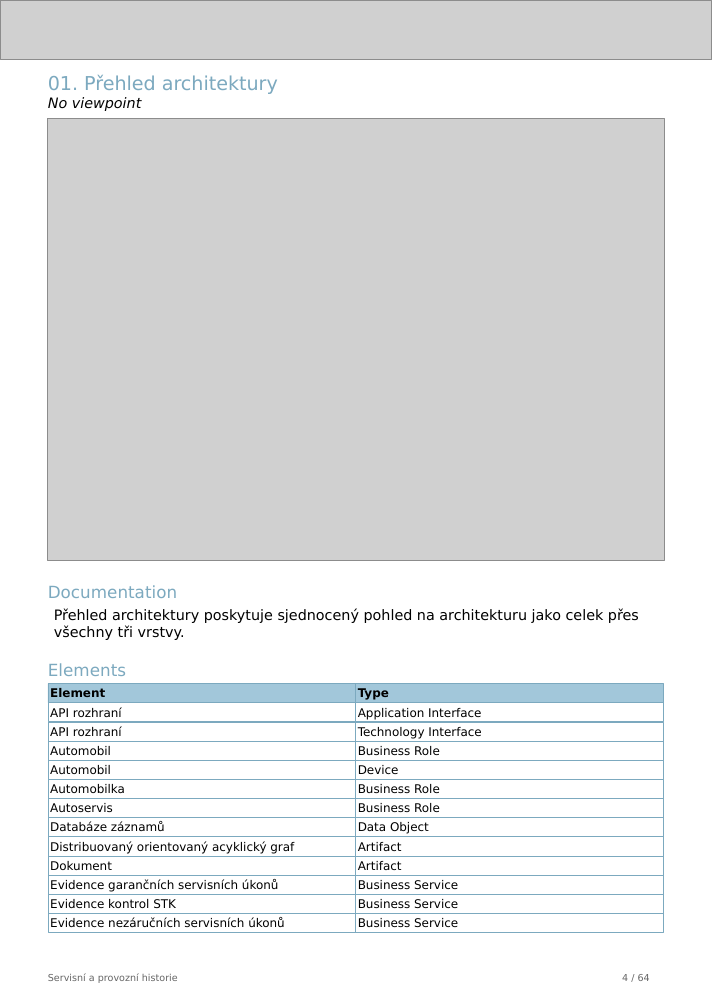
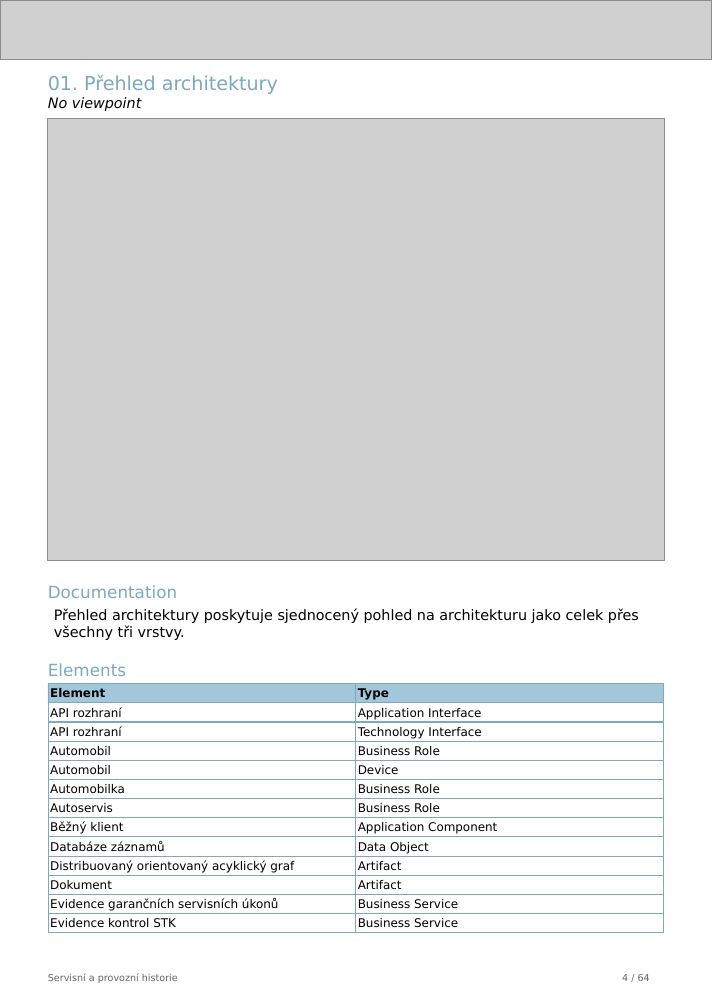
Before and after one commit to friedmannmartin/servisni_a_provozni_historie, a slide deck: slide 4 of report/jasper/servisni_a_provozni_historie.pptx. Drawn at 712x1008 pixels with LibreOffice and Linux fonts; fonts in the diff are those of the drawing; grey boxes stand for pictures. Boxes give left, top, right and bottom in pixels: in the first picture for what was removed or moved away, otherwise in the second. Text is boxed around its words. In the diff, an @@ line names an element or a change of style, - is before the commit and + after.

```diff
--- a/report/jasper/servisni_a_provozni_historie.pptx
+++ b/report/jasper/servisni_a_provozni_historie.pptx
@@ rectangle added at [48, 818, 356, 837], outline #7CA9BF 0.5 pt, 10 pt, text #000000 @@
+Běžný klient
@@ rectangle added at [355, 818, 663, 837], outline #7CA9BF 0.5 pt, 10 pt, text #000000 @@
+Application Component
@@ 6 rectangles: place and size @@
-6 rectangles at [48, 818, 663, 914]
+6 rectangles at [48, 837, 663, 933]
@@ rectangle "Artifact": place and size @@
-rectangle "Artifact" at [355, 837, 663, 856]
+rectangle "Artifact" at [355, 875, 663, 894]
@@ rectangle removed at [355, 875, 663, 894] @@
-Business Service
@@ rectangle removed at [48, 914, 356, 933] @@
-Evidence nezáručních servisních úkonů
```
Also in this commit, not shown: 14 other slides changed, 9 other files.
